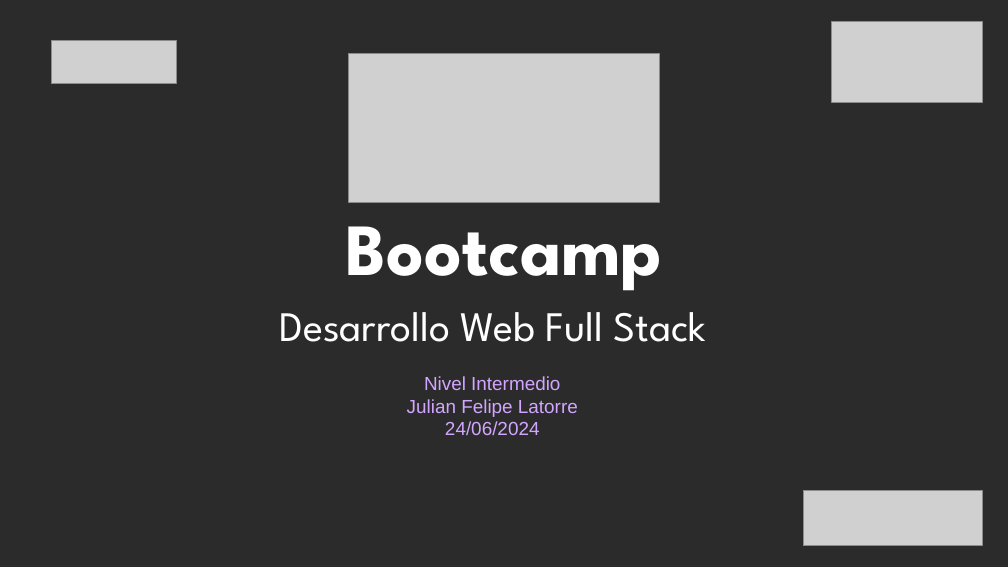
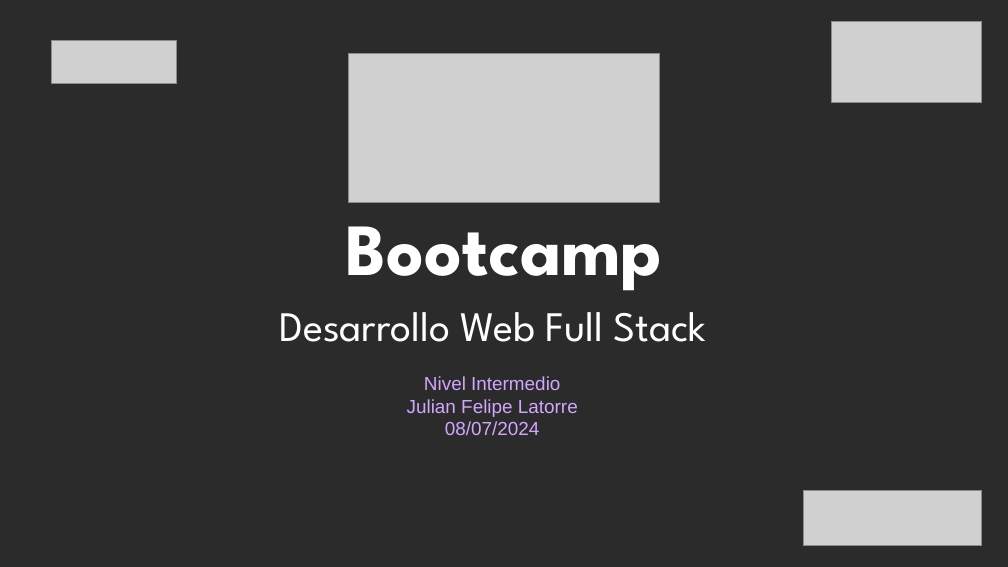
Before and after one commit to jflatorreo/TalentoTech_FullStack, a slide deck: slide 1 of Material pedagógico/Modulo 3/Clase 1/Clase 1 - Modulo 3.pptx. Drawn at 1008x567 pixels with LibreOffice and Linux fonts; fonts in the diff are those of the drawing; grey boxes stand for pictures; background and template pictures are left out; a plain dark background stands for a picture behind light text. Boxes give left, top, right and bottom in pixels: in the first picture for what was removed or moved away, otherwise in the second. Text is boxed around its words. In the diff, an @@ line names an element or a change of style, - is before the commit and + after.

```diff
--- a/Material pedagógico/Modulo 3/Clase 1/Clase 1 - Modulo 3.pptx
+++ b/Material pedagógico/Modulo 3/Clase 1/Clase 1 - Modulo 3.pptx
@@ text at box(445, 421, 540, 435): text changed @@
-24/06/2024
+08/07/2024
```
Also in this commit, not shown: 1 other slide changed, 22 slides added, 7 slides removed, 14 other files.
